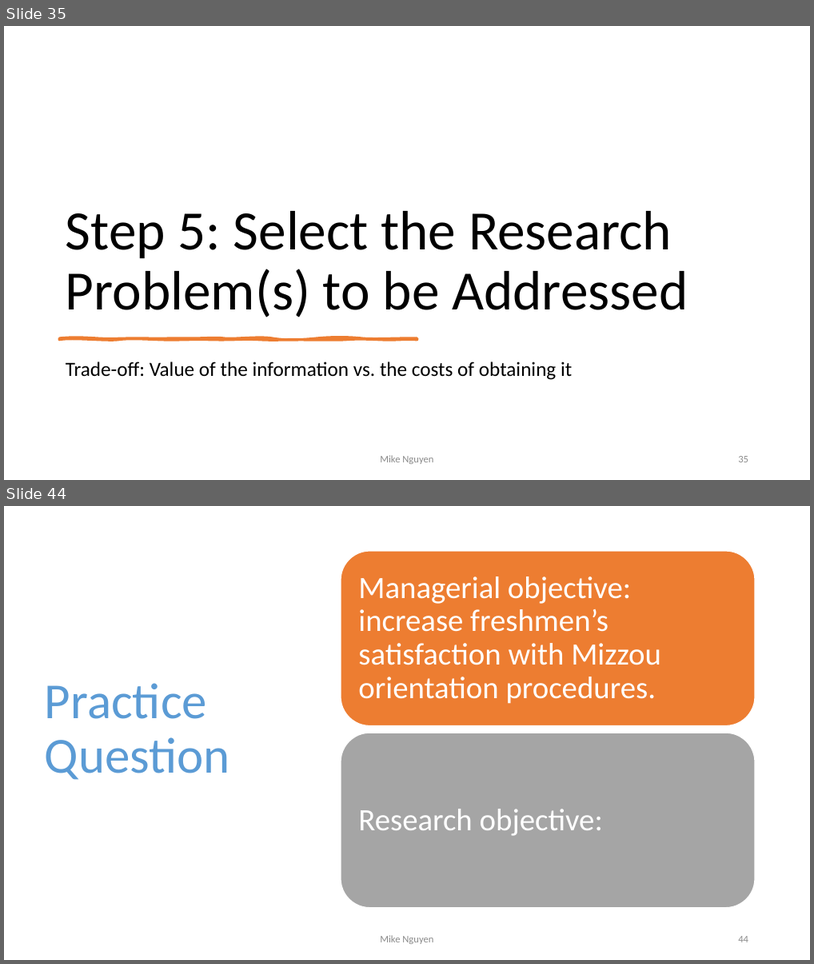
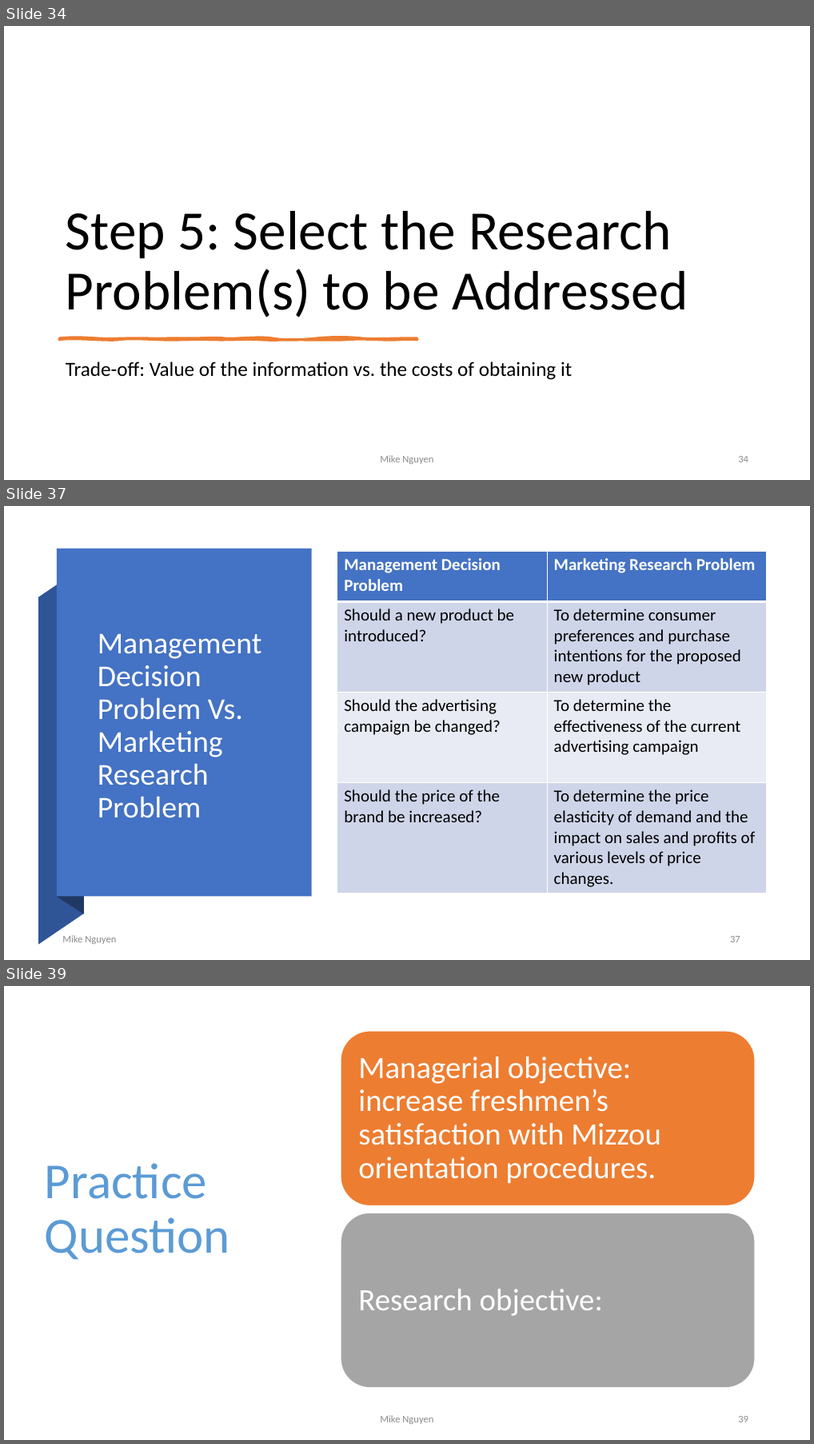
Before and after one commit to mikenguyen13/mar4050, a slide deck: lectures/1/2_Marketing Research Process.pptx. Shown one above the other, each under a label of ours: slides 35 and 44 before the commit, slides 34, 37 and 39 after it; the slides between them are not shown. The pictures are 814x964 and 814x1444 pixels, drawn with LibreOffice and Linux fonts; fonts in the diff are those of the drawing. Boxes give left, top, right and bottom in pixels: in the first picture for what was removed or moved away, otherwise in the second. Text is boxed around its words. In the diff, an @@ line names an element or a change of style, - is before the commit and + after.

```diff
--- a/lectures/1/2_Marketing Research Process.pptx
+++ b/lectures/1/2_Marketing Research Process.pptx
@@ slide 37 added at bbox=[4, 506, 810, 960], background #FFFFFF @@
@@ rectangle added at bbox=[57, 548, 312, 896], fill #4472C4 @@
@@ freeform shape added at bbox=[58, 548, 85, 914], fill #203864 @@
@@ table added at bbox=[338, 552, 767, 893], 4 rows, 2 columns @@
+Management Decision Problem | Marketing Research Problem
+Should a new product be introduced? | To determine consumer preferences and purchase intentions for the proposed new product
+Should the advertising campaign be changed? | To determine the effectiveness of the current advertising campaign
+Should the price of the brand be increased? | To determine the price elasticity of demand and the impact on sales and profits of various levels of price changes.
@@ freeform shape added at bbox=[38, 567, 84, 944], fill #2F5597 @@
@@ title added at bbox=[98, 633, 262, 818], 36 pt, text #FFFFFF @@
+Management Decision Problem Vs. Marketing Research Problem
@@ text added at bbox=[62, 935, 116, 944], 12 pt, text #8C8C8C @@
+Mike Nguyen
@@ page number added at bbox=[730, 936, 741, 942], 12 pt, text #8C8C8C @@
+37
@@ what was slide 35 is now slide 34 @@
@@ page number at bbox=[738, 456, 749, 462]: text changed @@
-35
+34
@@ what was slide 44 is now slide 39 @@
@@ page number at bbox=[738, 1416, 749, 1422]: text changed @@
-44
+39
```
Also in this commit, not shown: 11 slides changed, 2 other slides added, 2 slides removed, 3 other files.
